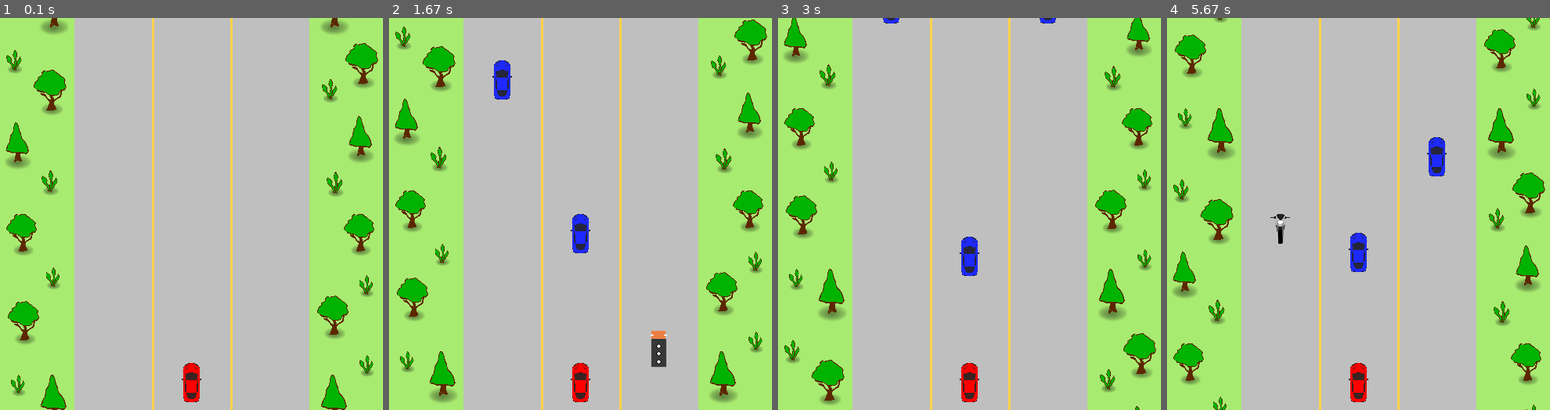
Above: before the commit, frames 1-4 (left to right).
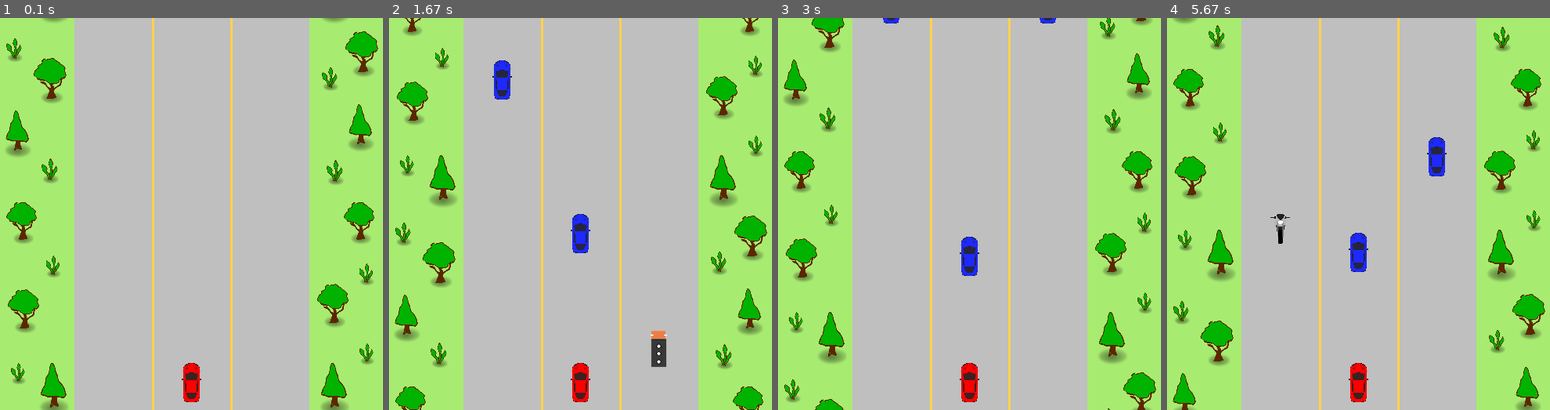
Above: after the commit, the same moments.

Repository: IBM/mini-era
Game: pygame game, started from visualizer/visualizer.py
Two runs of this game, one before a commit and one after it. Both use one fixed random seed, a clock stepped at 60 frames per second and the inputs below.
Inputs:
- Up to frame 1 (0.1 s): no input
- Up to frame 2 (1.67 s): no input
- Up to frame 3 (3 s): no input
- Up to frame 4 (5.67 s): no input

The runs differ from the first frame. In frame 1, 8.2% of the frame differs, in the area x 1-99%, y 0-100%; in frame 2, 11%; in frame 3, 12%; in frame 4, 11%.

Commit message:
new file

Diff:
--- /dev/null
+++ b/visualizer/gen_trace.py
@@ -0,0 +1,3 @@
+import os, sys
+
+# Generate a trace
--- a/visualizer/visualizer.py
+++ b/visualizer/visualizer.py
@@ -264,7 +264,7 @@
 
         # Update screen to display changes
         pygame.display.flip()
-        clock.tick(60)
+        clock.tick(30)
 
     pygame.quit()
 
